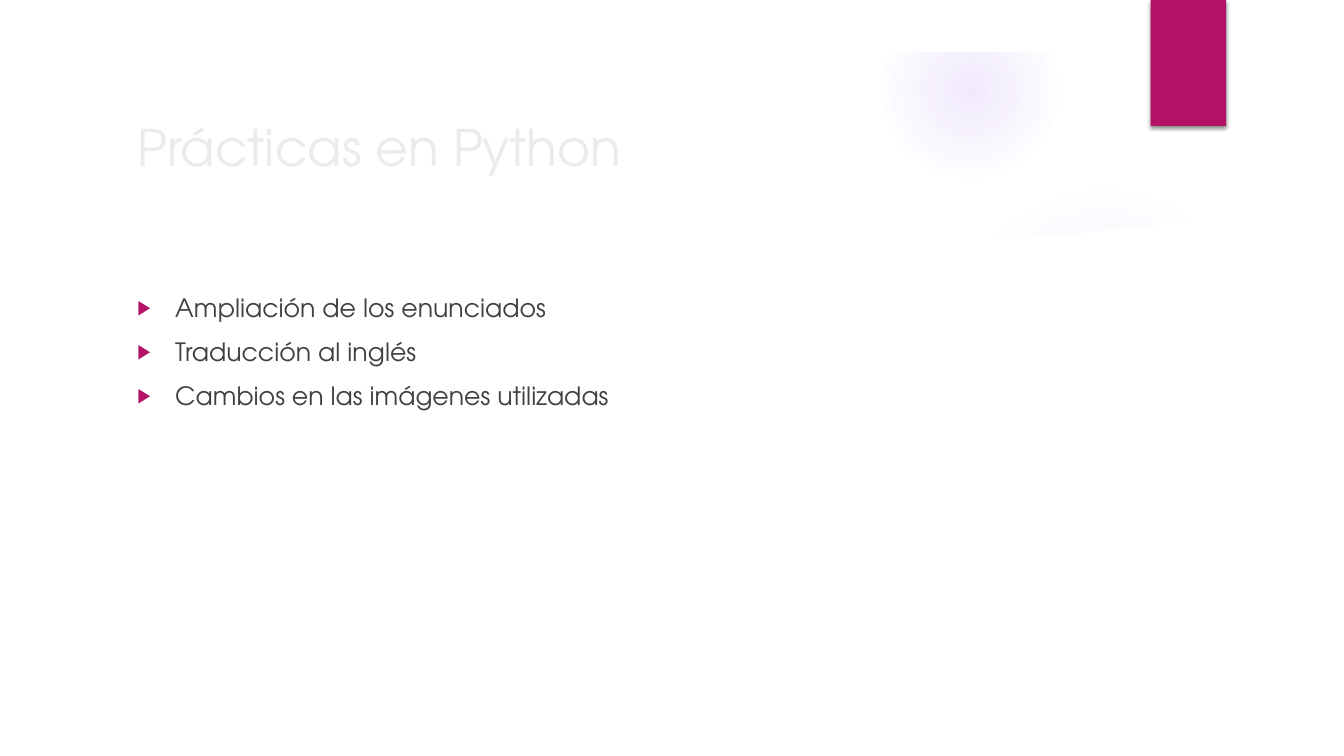
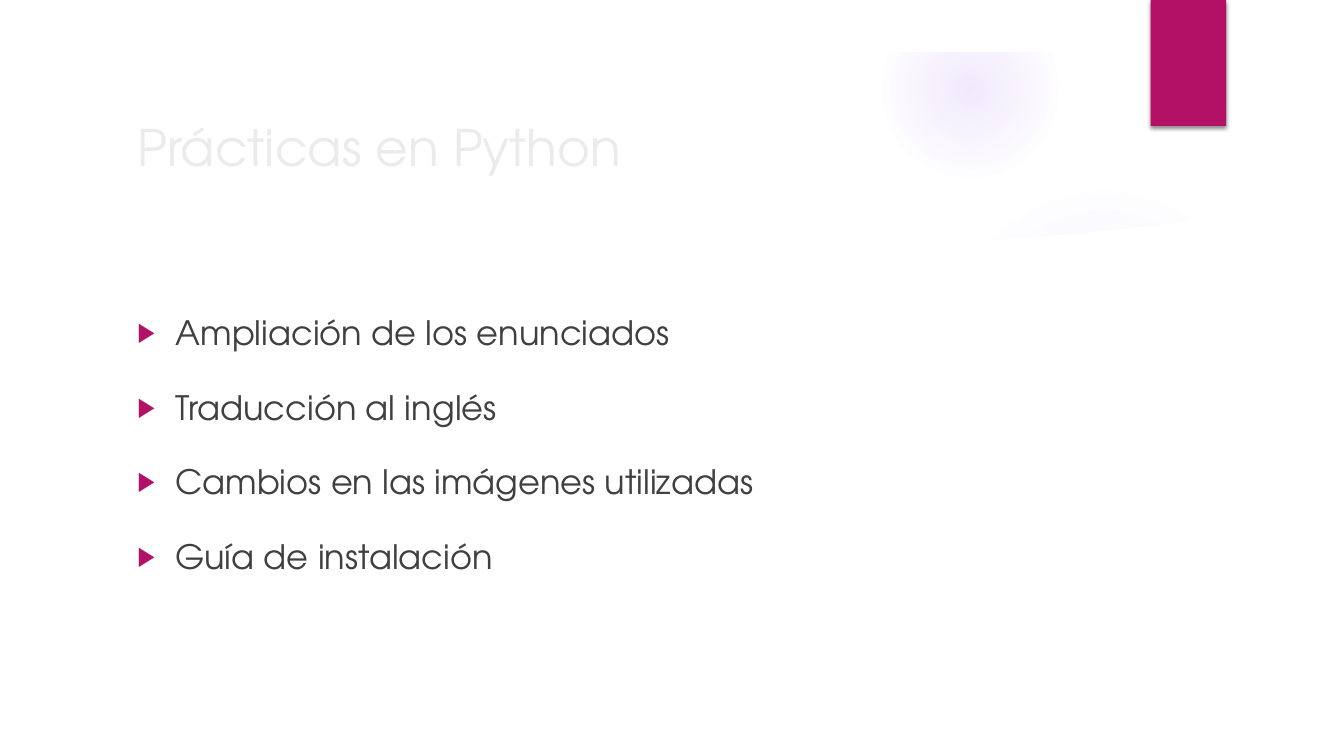
Before and after one commit to RoboticsLabURJC/2019-tfg-ana-cuevas, a slide deck: slide 8 of memoria/Presentacion.pptx (slide 7 before the commit). Drawn at 1344x756 pixels with LibreOffice and Linux fonts; fonts in the diff are those of the drawing; background and template pictures are left out. Boxes give left, top, right and bottom in pixels: in the first picture for what was removed or moved away, otherwise in the second. Text is boxed around its words. In the diff, an @@ line names an element or a change of style, - is before the commit and + after.

```diff
--- a/memoria/Presentacion.pptx
+++ b/memoria/Presentacion.pptx
@@ text at <box>175,319,753,501</box>: size 18 to 24 pt in "Ampliación de los enunciados", "Traducción al inglés", "Cambios en las imágenes utilizadas"; line spacing 1 to 1.5 @@
@@ text at <box>175,543,493,570</box>: paragraph added @@
+▶ Guía de instalación
```
Also in this commit, not shown: 1 other slide changed, 13 slides added, 8 other files.
